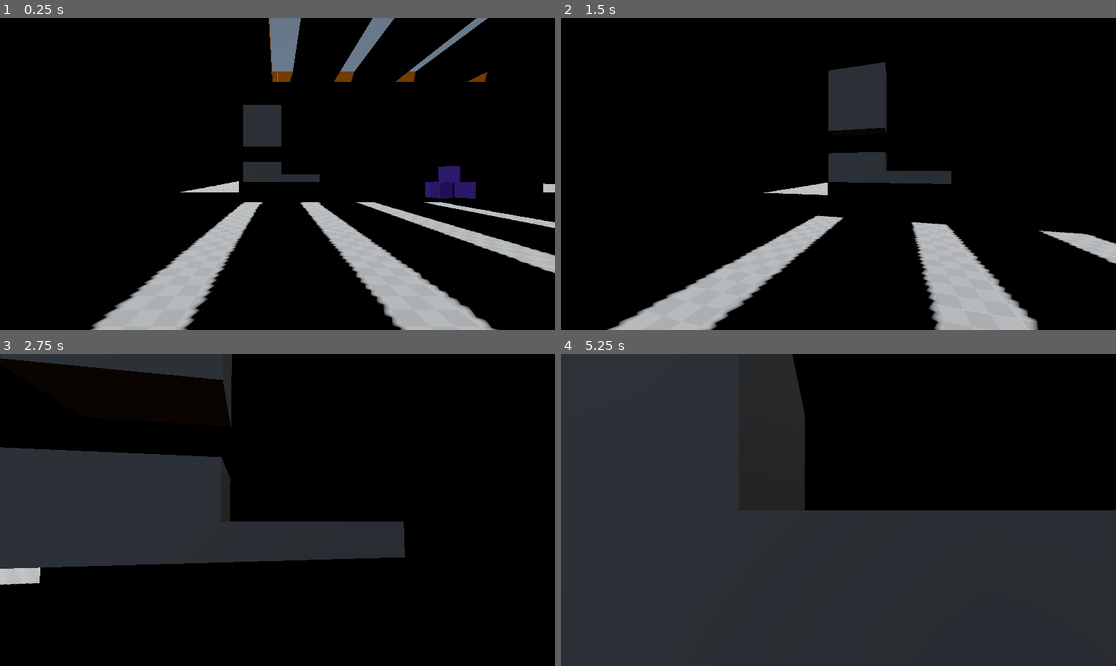
Above: before the commit, frames 1-4 (two rows, left to right).
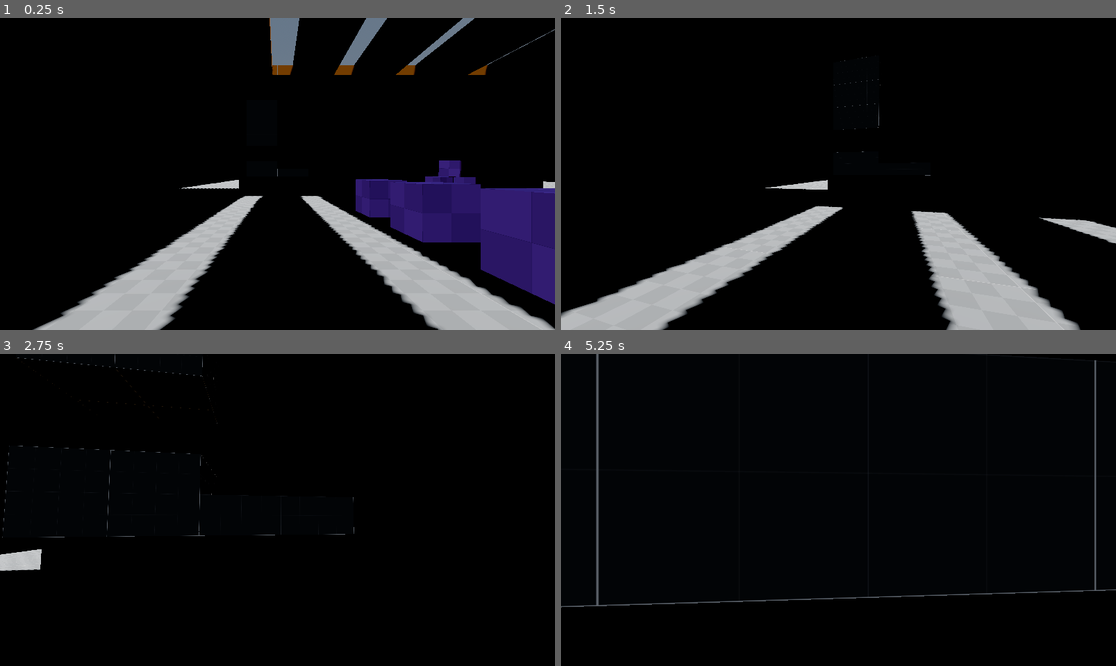
Above: after the commit, the same moments.

Repository: kaime-welsh/trash-masters
Game: Godot game, scene res://maps/tm_sandbox.tscn
The game is run twice, just before and just after one commit, with the same random seed, the same clock (stepped at 60 frames per second) and the same inputs. The project has no main scene, so this scene is started directly.
Inputs (mouse positions are in pixels of both pictures, inside the frame that each line leads up to):
- Up to frame 1 (0.25 s): no input
- Up to frame 2 (1.5 s): tap Enter at 0.5 s; move the mouse to (866, 174) at 0.52 s; hold Space (jump) 0.53-1.28 s; hold W (move_forward) from 0.53 s (still down); tap Ctrl (crouch) at 0.6 s; click (866, 174) at 0.67 s; move the mouse to (810, 174) at 1.27 s; tap Space (jump) at 1.35 s
- Up to frame 3 (2.75 s): keep holding W (move_forward); tap Space (jump) at 1.52, 1.82 s; tap Ctrl (crouch) at 1.55, 2.1 s; move the mouse to (288, 503) at 2.02 s; hold Space (jump) from 2.03 s (still down)
- Up to frame 4 (5.25 s): keep holding W (move_forward); move the mouse to (832, 516) at 2.77 s; release Space (jump) at 2.78 s; tap Shift (sprint) at 2.85 s; click (832, 516) at 2.92 s; tap Space (jump) at 3.02, 3.32, 4.35, 4.52, 4.82 s; tap Ctrl (crouch) at 3.05, 3.6, 4.55, 5.1 s; move the mouse to (877, 513) at 3.52 s; hold Space (jump) 3.53-4.28 s; move the mouse to (794, 506) at 4.27 s; move the mouse to (844, 510) at 5.02 s; hold Space (jump) from 5.03 s (still down); click (844, 510) at 5.17 s

The runs differ from the first frame. In frame 1, 20% of the frame differs, in the area x 5-100%, y 0-100%; in frame 2, 14%; in frame 3, 21%; in frame 4, 72%, in the area x 0-100%, y 0-100%.

Commit message:
Added rigidbody interactions using snippet from LesusX(https://github.com/LesusX/YouTube/tree/main) - Created materials for grid textures - Teaked some numbers on player - BUG: When jumping (specifically while FALLING) while colliding with corner of rigidbody, rigidbody goes FLYING.

Diff:
--- /dev/null
+++ b/assets/materials/kenny_prototype/m_black_checker.tres
@@ -0,0 +1,9 @@
+[gd_resource type="StandardMaterial3D" load_steps=2 format=3 uid="uid://jioaq1ij40os"]
+
+[ext_resource type="Texture2D" uid="uid://d1puymfjpa81l" path="res://assets/textures/kenny_prototype/Dark/texture_08.png" id="1_xngdr"]
+
+[resource]
+albedo_texture = ExtResource("1_xngdr")
+uv1_scale = Vector3(0.5, 0.5, 0.5)
+uv1_triplanar = true
+uv1_world_triplanar = true
--- /dev/null
+++ b/assets/materials/kenny_prototype/m_black_grid.tres
@@ -0,0 +1,9 @@
+[gd_resource type="StandardMaterial3D" load_steps=2 format=3 uid="uid://djx73r5q1335t"]
+
+[ext_resource type="Texture2D" uid="uid://v58i3nhoy7rl" path="res://assets/textures/kenny_prototype/Dark/texture_01.png" id="1_30ic4"]
+
+[resource]
+albedo_texture = ExtResource("1_30ic4")
+uv1_scale = Vector3(0.5, 0.5, 0.5)
+uv1_triplanar = true
+uv1_world_triplanar = true
--- /dev/null
+++ b/assets/materials/kenny_prototype/m_orange_wall.tres
@@ -0,0 +1,9 @@
+[gd_resource type="StandardMaterial3D" load_steps=2 format=3 uid="uid://dwffsycchev6n"]
+
+[ext_resource type="Texture2D" uid="uid://dtxpnk7e0xw1n" path="res://assets/textures/kenny_prototype/Orange/texture_01.png" id="1_at2jk"]
+
+[resource]
+albedo_texture = ExtResource("1_at2jk")
+uv1_scale = Vector3(0.5, 0.5, 0.5)
+uv1_triplanar = true
+uv1_world_triplanar = true
--- /dev/null
+++ b/assets/materials/kenny_prototype/m_purple_checker.tres
@@ -0,0 +1,8 @@
+[gd_resource type="StandardMaterial3D" load_steps=2 format=3 uid="uid://vcgt834b4iir"]
+
+[ext_resource type="Texture2D" uid="uid://cen8ofvbibauq" path="res://assets/textures/kenny_prototype/Purple/texture_10.png" id="1_ypeh2"]
+
+[resource]
+albedo_texture = ExtResource("1_ypeh2")
+uv1_scale = Vector3(0.5, 0.5, 0.5)
+uv1_triplanar = true
--- /dev/null
+++ b/assets/materials/kenny_prototype/m_white_checker.tres
@@ -0,0 +1,9 @@
+[gd_resource type="StandardMaterial3D" load_steps=2 format=3 uid="uid://qdv3a4224o5o"]
+
+[ext_resource type="Texture2D" uid="uid://blstsnehyja8w" path="res://assets/textures/kenny_prototype/Light/texture_06.png" id="1_1w6ow"]
+
+[resource]
+albedo_texture = ExtResource("1_1w6ow")
+uv1_scale = Vector3(0.5, 0.5, 0.5)
+uv1_triplanar = true
+uv1_world_triplanar = true
--- a/maps/tm_sandbox.tscn
+++ b/maps/tm_sandbox.tscn
@@ -1,12 +1,12 @@
-[gd_scene load_steps=26 format=4 uid="uid://dp57v1dgar82h"]
+[gd_scene load_steps=21 format=4 uid="uid://dp57v1dgar82h"]
 
 [ext_resource type="PackedScene" uid="uid://b725dpq15ws1s" path="res://player/player_character.tscn" id="1_kxtt2"]
 [ext_resource type="LightmapGIData" uid="uid://cfbogwur2hy2x" path="res://maps/tm_sandbox.lmbake" id="1_wkrnl"]
-[ext_resource type="Texture2D" uid="uid://blstsnehyja8w" path="res://assets/textures/kenny_prototype/Light/texture_06.png" id="2_bco2i"]
-[ext_resource type="Texture2D" uid="uid://dtxpnk7e0xw1n" path="res://assets/textures/kenny_prototype/Orange/texture_01.png" id="3_eh14g"]
-[ext_resource type="Texture2D" uid="uid://v58i3nhoy7rl" path="res://assets/textures/kenny_prototype/Dark/texture_01.png" id="4_eh14g"]
-[ext_resource type="Texture2D" uid="uid://d1puymfjpa81l" path="res://assets/textures/kenny_prototype/Dark/texture_08.png" id="4_sjpsp"]
-[ext_resource type="Texture2D" uid="uid://cen8ofvbibauq" path="res://assets/textures/kenny_prototype/Purple/texture_10.png" id="7_sjpsp"]
+[ext_resource type="Material" uid="uid://qdv3a4224o5o" path="res://assets/materials/kenny_prototype/m_white_checker.tres" id="2_sjpsp"]
+[ext_resource type="Material" uid="uid://dwffsycchev6n" path="res://assets/materials/kenny_prototype/m_orange_wall.tres" id="3_sjpsp"]
+[ext_resource type="Material" uid="uid://djx73r5q1335t" path="res://assets/materials/kenny_prototype/m_black_grid.tres" id="4_sjpsp"]
+[ext_resource type="Material" uid="uid://jioaq1ij40os" path="res://assets/materials/kenny_prototype/m_black_checker.tres" id="5_sjpsp"]
+[ext_resource type="Material" uid="uid://vcgt834b4iir" path="res://assets/materials/kenny_prototype/m_purple_checker.tres" id="7_sjpsp"]
 
 [sub_resource type="ProceduralSkyMaterial" id="ProceduralSkyMaterial_kxtt2"]
 
@@ -28,12 +28,6 @@
 volumetric_fog_enabled = true
 volumetric_fog_density = 0.005
 
-[sub_resource type="StandardMaterial3D" id="StandardMaterial3D_babrm"]
-albedo_texture = ExtResource("2_bco2i")
-uv1_scale = Vector3(0.5, 0.5, 0.5)
-uv1_triplanar = true
-uv1_world_triplanar = true
-
 [sub_resource type="ArrayMesh" id="ArrayMesh_kxtt2"]
 lightmap_size_hint = Vector2i(4946, 3570)
 _surfaces = [{
@@ -51,12 +45,6 @@
 [sub_resource type="ConcavePolygonShape3D" id="ConcavePolygonShape3D_q2mwn"]
 data = PackedVector3Array(-60, -0.5, 84, -60, -0.5, -84, -60, 0.5, -84, 60, -0.5, -84, -60, -0.5, -84, -60, -0.5, 84, - …(428 unchanged characters)…
 
-[sub_resource type="StandardMaterial3D" id="StandardMaterial3D_g6f3d"]
-albedo_texture = ExtResource("3_eh14g")
-uv1_scale = Vector3(0.5, 0.5, 0.5)
-uv1_triplanar = true
-uv1_world_triplanar = true
-
 [sub_resource type="ArrayMesh" id="ArrayMesh_wkrnl"]
 lightmap_size_hint = Vector2i(3778, 2238)
 _surfaces = [{
@@ -74,12 +62,6 @@
 [sub_resource type="ConcavePolygonShape3D" id="ConcavePolygonShape3D_5rd0h"]
 data = PackedVector3Array(-60, 12.4, 128.5, -30.5, 12.4, 116.65, -32.5, 12.4, 116.65, -11.5, 13.4, 96.65, -2.5, 13.4, 8 …(12343 unchanged characters)…
 
-[sub_resource type="StandardMaterial3D" id="StandardMaterial3D_sjpsp"]
-albedo_texture = ExtResource("4_eh14g")
-uv1_scale = Vector3(0.5, 0.5, 0.5)
-uv1_triplanar = true
-uv1_world_triplanar = true
-
 [sub_resource type="ArrayMesh" id="ArrayMesh_q2mwn"]
 lightmap_size_hint = Vector2i(2690, 2746)
 _surfaces = [{
@@ -97,12 +79,6 @@
 [sub_resource type="ConcavePolygonShape3D" id="ConcavePolygonShape3D_wkrnl"]
 data = PackedVector3Array(60, 8, -40, 46, 8, -27, -31, 8, -27, -45, 7, -27, 60, 7, -40, -45, 7, -40, 60, 7, -40, -45, 8 …(1902 unchanged characters)…
 
-[sub_resource type="StandardMaterial3D" id="StandardMaterial3D_kgnfx"]
-albedo_texture = ExtResource("4_sjpsp")
-uv1_scale = Vector3(0.5, 0.5, 0.5)
-uv1_triplanar = true
-uv1_world_triplanar = true
-
 [sub_resource type="ArrayMesh" id="ArrayMesh_5rd0h"]
 lightmap_size_hint = Vector2i(6002, 5690)
 _surfaces = [{
@@ -122,12 +98,6 @@
 
 [sub_resource type="ConvexPolygonShape3D" id="ConvexPolygonShape3D_sjpsp"]
 points = PackedVector3Array(0.5, 0.5, 0.5, 0.5, 0.5, -0.5, -0.5, 0.5, 0.5, 0.5, -0.5, 0.5, 0.5, -0.5, -0.5, -0.5, 0.5, -0.5, -0.5, -0.5, 0.5, -0.5, -0.5, -0.5)
-
-[sub_resource type="StandardMaterial3D" id="StandardMaterial3D_st8sb"]
-albedo_texture = ExtResource("7_sjpsp")
-uv1_scale = Vector3(0.5, 0.5, 0.5)
-uv1_triplanar = true
-uv1_world_triplanar = true
 
 [sub_resource type="BoxMesh" id="BoxMesh_nkcwq"]
 
@@ -148,7 +118,7 @@
 
 [node name="Floor" type="MeshInstance3D" parent="Geometry"]
 transform = Transform3D(1, 0, 0, 0, 1, 0, 0, 0, 1, 0, -0.5, 44)
-material_override = SubResource("StandardMaterial3D_babrm")
+material_override = ExtResource("2_sjpsp")
 mesh = SubResource("ArrayMesh_kxtt2")
 
 [node name="StaticBody3D" type="StaticBody3D" parent="Geometry/Floor"]
@@ -158,7 +128,7 @@
 
 [node name="Building" type="MeshInstance3D" parent="Geometry"]
 transform = Transform3D(1, 0, 0, 0, 1, 0, 0, 0, 1, 0, -0.4, 1.5)
-material_override = SubResource("StandardMaterial3D_g6f3d")
+material_override = ExtResource("3_sjpsp")
 mesh = SubResource("ArrayMesh_wkrnl")
 
 [node name="StaticBody3D" type="StaticBody3D" parent="Geometry/Building"]
@@ -167,7 +137,7 @@
 shape = SubResource("ConcavePolygonShape3D_5rd0h")
 
 [node name="Catwalk" type="MeshInstance3D" parent="Geometry"]
-material_override = SubResource("StandardMaterial3D_sjpsp")
+material_override = ExtResource("4_sjpsp")
 mesh = SubResource("ArrayMesh_q2mwn")
 
 [node name="StaticBody3D" type="StaticBody3D" parent="Geometry/Catwalk"]
@@ -176,7 +146,7 @@
 shape = SubResource("ConcavePolygonShape3D_wkrnl")
 
 [node name="OuterWalls" type="MeshInstance3D" parent="Geometry"]
-material_override = SubResource("StandardMaterial3D_kgnfx")
+material_override = ExtResource("5_sjpsp")
 mesh = SubResource("ArrayMesh_5rd0h")
 
 [node name="StaticBody3D" type="StaticBody3D" parent="Geometry/OuterWalls"]
@@ -185,53 +155,103 @@
 shape = SubResource("ConcavePolygonShape3D_kxtt2")
 
 [node name="CSGBox3D" type="CSGBox3D" parent="Geometry"]
-transform = Transform3D(1, 0, 0, 0, 1, 0, 0, 0, 1, -34, 3.3, 90.3)
+transform = Transform3D(1, 0, 0, 0, 1, 0, 0, 0, 1, -34, 3, 90.3)
+material_override = ExtResource("4_sjpsp")
 use_collision = true
-size = Vector3(5, 2.6, 2.6)
+size = Vector3(4, 2, 2.6)
 
 [node name="CSGBox3D3" type="CSGBox3D" parent="Geometry"]
-transform = Transform3D(1, 0, 0, 0, 1, 0, 0, 0, 1, -29, 2.5, 90.3)
+transform = Transform3D(1, 0, 0, 0, 1, 0, 0, 0, 1, -30, 2.5, 90.3)
+material_override = ExtResource("4_sjpsp")
 use_collision = true
-size = Vector3(5, 1, 2.6)
+size = Vector3(4, 1, 2.6)
 
 [node name="CSGBox3D2" type="CSGBox3D" parent="Geometry"]
-transform = Transform3D(1, 0, 0, 0, 1, 0, 0, 0, 1, -34, 9.3, 90.3)
+transform = Transform3D(1, 0, 0, 0, 1, 0, 0, 0, 1, -34, 9, 90.3)
+material_override = ExtResource("4_sjpsp")
 use_collision = true
-size = Vector3(5, 5.4, 2.6)
+size = Vector3(4, 6, 2.6)
 
 [node name="PlayerCharacter" parent="." instance=ExtResource("1_kxtt2")]
 transform = Transform3D(1, 0, 0, 0, 1, 0, 0, 0, 1, -18, 1, 41)
-crouch_height = 0.95
+crouch_height = 0.999
 
 [node name="Boxen" type="RigidBody3D" parent="."]
 transform = Transform3D(0.707107, 0, 0.707107, 0, 1, 0, -0.707107, 0, 0.707107, -6, 0.6, 28)
+collision_layer = 4
+collision_mask = 7
+mass = 10.0
+metadata/_edit_group_ = true
 
 [node name="CollisionShape3D" type="CollisionShape3D" parent="Boxen"]
 shape = SubResource("ConvexPolygonShape3D_sjpsp")
 
 [node name="MeshInstance3D" type="MeshInstance3D" parent="Boxen"]
-material_override = SubResource("StandardMaterial3D_st8sb")
+material_override = ExtResource("7_sjpsp")
+mesh = SubResource("BoxMesh_nkcwq")
+skeleton = NodePath("../..")
+
+[node name="Boxen4" type="RigidBody3D" parent="."]
+transform = Transform3D(1, 0, 0, 0, 1, 0, 0, 0, 1, -15, 0.6, 37)
+mass = 10.0
+metadata/_edit_group_ = true
+
+[node name="CollisionShape3D" type="CollisionShape3D" parent="Boxen4"]
+shape = SubResource("ConvexPolygonShape3D_sjpsp")
+
+[node name="MeshInstance3D" type="MeshInstance3D" parent="Boxen4"]
+material_override = ExtResource("7_sjpsp")
+mesh = SubResource("BoxMesh_nkcwq")
+skeleton = NodePath("../..")
+
+[node name="Boxen6" type="RigidBody3D" parent="."]
+transform = Transform3D(1, 0, 0, 0, 1, 0, 0, 0, 1, -15, 0.6, 35)
+mass = 50.0
+metadata/_edit_group_ = true
+
+[node name="CollisionShape3D" type="CollisionShape3D" parent="Boxen6"]
+shape = SubResource("ConvexPolygonShape3D_sjpsp")
+
+[node name="MeshInstance3D" type="MeshInstance3D" parent="Boxen6"]
+material_override = ExtResource("7_sjpsp")
+mesh = SubResource("BoxMesh_nkcwq")
+skeleton = NodePath("../..")
+
+[node name="Boxen5" type="RigidBody3D" parent="."]
+transform = Transform3D(1, 0, 0, 0, 1, 0, 0, 0, 1, -15, 0.6, 39)
+mass = 300.0
+metadata/_edit_group_ = true
+
+[node name="CollisionShape3D" type="CollisionShape3D" parent="Boxen5"]
+shape = SubResource("ConvexPolygonShape3D_sjpsp")
+
+[node name="MeshInstance3D" type="MeshInstance3D" parent="Boxen5"]
+material_override = ExtResource("7_sjpsp")
 mesh = SubResource("BoxMesh_nkcwq")
 skeleton = NodePath("../..")
 
 [node name="Boxen2" type="RigidBody3D" parent="."]
 transform = Transform3D(0.965926, 0, 0.258819, 0, 1, 0, -0.258819, 0, 0.965926, -7.7, 0.6, 28)
+mass = 10.0
+metadata/_edit_group_ = true
 
 [node name="CollisionShape3D" type="CollisionShape3D" parent="Boxen2"]
 shape = SubResource("ConvexPolygonShape3D_sjpsp")
 
 [node name="MeshInstance3D" type="MeshInstance3D" parent="Boxen2"]
-material_override = SubResource("StandardMaterial3D_st8sb")
+material_override = ExtResource("7_sjpsp")
 mesh = SubResource("BoxMesh_nkcwq")
 skeleton = NodePath("../..")
 
 [node name="Boxen3" type="RigidBody3D" parent="."]
 transform = Transform3D(0.707107, 0, 0.707107, 0, 1, 0, -0.707107, 0, 0.707107, -7, 1.6, 28)
+mass = 10.0
+metadata/_edit_group_ = true
 
 [node name="CollisionShape3D" type="CollisionShape3D" parent="Boxen3"]
 shape = SubResource("ConvexPolygonShape3D_sjpsp")
 
 [node name="MeshInstance3D" type="MeshInstance3D" parent="Boxen3"]
-material_override = SubResource("StandardMaterial3D_st8sb")
-mesh = SubResource("BoxMesh_nkcwq")
-skeleton = NodePath("../..")
+material_override = ExtResource("7_sjpsp")
+mesh = SubResource("BoxMesh_nkcwq")
+skeleton = NodePath("../..")
--- a/player/player_character.gd
+++ b/player/player_character.gd
@@ -4,11 +4,14 @@
 @onready var _camera: Camera3D = %Camera3D
 
 @export var walk_speed: float = 5.0
-@export var run_speed: float = 10.0
+@export var run_speed: float = 8.0
 @export var crouch_speed: float = 2.0
-@export var jump_power: float = 4.0
-@export var stand_height: float = 1.7
-@export var crouch_height: float = 0.8
+@export var jump_power: float = 4.5
+@export var stand_height: float = 1.75
+@export var crouch_height: float = 0.9999
+
+@export var player_strength: float = 100
+@export var strength_multiplier: float = 1.4
 
 var is_crouching: bool = false
 var is_sprinting: bool = false
@@ -46,8 +49,12 @@
 	# Handle crouch
 	if Input.is_action_just_pressed("crouch"):
 		is_crouching = true
+		if is_on_floor() and not %CrouchCheck.is_colliding():
+			global_position.y -= ((stand_height - crouch_height) / 2)
 	elif Input.is_action_just_released("crouch"):
 		is_crouching = false
+		if is_on_floor() and not %CrouchCheck.is_colliding():
+			global_position.y += ((stand_height - crouch_height) / 2)
 
 	# Handle sprint.
 	if Input.is_action_pressed("sprint"):
@@ -71,12 +78,10 @@
 	elif not %CrouchCheck.is_colliding():
 		$CollisionShape3D.shape.height = stand_height
 		$Mesh.mesh.height = stand_height
-		_camera.position.y = (stand_height / 2) - 0.2
 
 	# Manage speed based on state
 	if is_on_floor():
 		_current_speed = walk_speed
-
 		if is_crouching:
 			_current_speed = crouch_speed
 		elif not is_crouching:
@@ -90,7 +95,6 @@
 
 
 	# Get the input direction and handle the movement/deceleration.
-	# As good practice, you should replace UI actions with custom gameplay actions.
 	var direction := (transform.basis * Vector3(_input_dir.x, 0, _input_dir.y)).normalized()
 	if direction:
 		velocity.z = direction.z * _current_speed
@@ -100,3 +104,208 @@
 		velocity.z = move_toward(velocity.z, 0, _current_speed)
 
 	move_and_slide()
+
+	# !BUG: When jumping while colliding, sometimes rigidbody goes FLYING.
+	push_rigid_body()
+
+##########################################################################################################
+### Taken from LesusX(https://github.com/LesusX/YouTube/tree/main), thanks for the awesome snippet!
+
+# Function to handle pushing a RigidBody3D
+func push_rigid_body() -> void:
+	# Get the last collision data
+	var col := get_last_slide_collision()
+	if col:
+		# Retrieve the collider and collision position
+		var col_collider := col.get_collider()
+		var col_position := col.get_position()
+
+		# Check if the collider is a RigidBody3D
+		if col_collider is RigidBody3D:
+			var body_mass = col_collider.mass
+			# Retrieve all connected bodies to the collider
+			var all_connected_bodies = get_all_connected_bodies(col_collider)
+			# Calculate friction for the connected bodies
+			var friction = calculate_friction(all_connected_bodies)
+
+			var total_mass = 0.0
+			# Calculate the total mass of all connected bodies
+			for body in all_connected_bodies:
+				total_mass += body.mass
+
+			# Define which sides of the pushed body are free or blocked
+			var free_sides = {
+				"LEFT": true,
+				"RIGHT": true,
+				"FRONT": true,
+				"BACK": true,
+				"TOP": true,
+				"BOTTOM": false # Bottom is always blocked since it's being pushed
+			}
+
+			# Check each side for connected bodies
+			for connected_body in all_connected_bodies:
+				if connected_body == col_collider:
+					continue
+
+				# Get the position of the connected body relative to the pushed body
+				var connected_local_pos = col_collider.to_local(connected_body.global_position)
+
+				# Determine if the connected body blocks any axis (x, z, y)
+				if abs(connected_local_pos.x) > abs(connected_local_pos.z):
+					if connected_local_pos.x < 0:
+						free_sides["LEFT"] = false
+					else:
+						free_sides["RIGHT"] = false
+				elif abs(connected_local_pos.z) > abs(connected_local_pos.x):
+					if connected_local_pos.z < 0:
+						free_sides["FRONT"] = false
+					else:
+						free_sides["BACK"] = false
+				if abs(connected_local_pos.y) > max(abs(connected_local_pos.x), abs(connected_local_pos.z)):
+					if connected_local_pos.y > 0:
+						free_sides["TOP"] = false
+					else:
+						free_sides["BOTTOM"] = false
+
+			# If all sides except bottom are free, only consider the pushed body's mass
+			if free_sides["LEFT"] and free_sides["RIGHT"] and free_sides["FRONT"] and free_sides["BACK"] and free_sides["TOP"]:
+				total_mass = body_mass
+				friction = 0.0
+			else:
+				# Include connected bodies' mass if sides are blocked
+				total_mass = body_mass
+				for connected_body in all_connected_bodies:
+					total_mass += connected_body.mass if connected_body != col_collider else 0
+
+			# Calculate the weight of stacked bodies above the pushed body
+			var stacked_weight = 0.0
+			for connected_body in all_connected_bodies:
+				if connected_body.global_position.y > col_collider.global_position.y:
+					stacked_weight += connected_body.mass
+
+			# Determine the effective mass (total mass + stacked weight)
+			var effective_mass = total_mass + stacked_weight
+
+			# Adjust the strength multiplier based on total mass
+			if total_mass < 25:
+				strength_multiplier = lerp(1.5, 1.8, (25 - total_mass) / 25.0)
+			elif total_mass >= 25 and total_mass < 50:
+				strength_multiplier = lerp(1.8, 1.5, (total_mass - 25) / 25.0)
+			else:
+				strength_multiplier = 1.4
+
+			# Calculate the maximum speed and force to apply
+			var max_speed = (player_strength * strength_multiplier) / effective_mass
+			var applied_force = player_strength * strength_multiplier if effective_mass >= player_strength * strength_multiplier else effective_mass
+			applied_force *= (1.0 - friction) # Adjust for friction
+
+			# Restrict pushing if total mass exceeds player strength
+			if total_mass > player_strength:
+				var restricted_sides = []
+				var opposite_sides = {
+					"LEFT": "RIGHT",
+					"RIGHT": "LEFT",
+					"FRONT": "BACK",
+					"BACK": "FRONT",
+					"TOP": "BOTTOM",
+					"BOTTOM": "TOP"
+				}
+
+				# Check which sides are blocked by connected bodies
+				for connected_body in all_connected_bodies:
+					if connected_body == col_collider:
+						continue
+					var connected_local_pos = col_collider.to_local(connected_body.global_position)
+					var connected_side = ""
+					if abs(connected_local_pos.x) > abs(connected_local_pos.z):
+						connected_side = "LEFT" if connected_local_pos.x < 0 else "RIGHT"
+					else:
+						connected_side = "FRONT" if connected_local_pos.z < 0 else "BACK"
+					if abs(connected_local_pos.y) > max(abs(connected_local_pos.x), abs(connected_local_pos.z)):
+						connected_side = "TOP" if connected_local_pos.y > 0 else "BOTTOM"
+					restricted_sides.append(opposite_sides[connected_side])
+
+				# Determine which side the player is pushing
+				var local_position = col_collider.to_local(global_position)
+				var push_side = ""
+				if abs(local_position.x) > abs(local_position.z):
+					push_side = "LEFT" if local_position.x < 0 else "RIGHT"
+				else:
+					push_side = "FRONT" if local_position.z < 0 else "BACK"
+				if abs(local_position.y) > max(abs(local_position.x), abs(local_position.z)):
+					push_side = "TOP" if local_position.y > 0 else "BOTTOM"
+
+				# Block pushing if the side is restricted
+				if push_side in restricted_sides:
+					var applied_force_og = player_strength * strength_multiplier if body_mass >= player_strength * strength_multiplier else body_mass
+					var distance_restricted = (col_position - global_position).length()
+					var distance_factor_restricted = clamp(distance_restricted / 2.0, 0.4, 1.0)
+					# If the side we push against is blocked allow a small force to be applied so that the pushed body can be moved arround a bit.
+					# For example if you want to allign the pushed body flat against the conected one.
+					col_collider.apply_impulse(-col.get_normal().normalized() * applied_force_og * 0.50 * distance_factor_restricted, col_position - col_collider.global_position)
+					return
+
+			# Apply the impulse to the collider if it's below the max speed
+			if col_collider.linear_velocity.length() < max_speed:
+				var push_direction = - col.get_normal().normalized()
+				var distance = (col_position - global_position).length()
+
+				# Adjust force based on distance for smoother interaction
+				var distance_factor = clamp(distance / 2.0, 0.5, 1.0)
+				col_collider.apply_impulse(push_direction * applied_force * distance_factor, col_position - col_collider.global_position)
+
+
+# Function to calculate friction based on connected bodies and their masses
+func calculate_friction(connected_bodies: Array) -> float:
+	var total_mass = 0.0
+	for body in connected_bodies:
+		total_mass += body.mass
+
+	# Base friction with adjustments for body count and mass
+	var base_friction = 0.1
+	var friction_per_body = 0.05
+	var mass_friction_factor = 0.001 # Small adjustment based on mass
+
+	# Calculate friction and clamp it within a valid range
+	var friction = base_friction + (connected_bodies.size() * friction_per_body) + (total_mass * mass_friction_factor)
+	return clamp(friction, 0.0, 1.0)
+
+
+# Function to get all connected RigidBody3D objects
+func get_all_connected_bodies(start_body: RigidBody3D, max_bodies: int = 6) -> Array:
+	var connected_bodies = []
+	var visited_bodies = {}
+	var stack = [start_body]
+
+	while stack and connected_bodies.size() < max_bodies:
+		var current_body = stack.pop_front()
+
+		if current_body in visited_bodies:
+			continue
+		visited_bodies[current_body] = true
+		connected_bodies.append(current_body)
+
+		# Stop if the max number of bodies is reached
+		if connected_bodies.size() >= max_bodies:
+			break
+
+		# Check for child collision shapes
+		var collision_shape = current_body.get_child(0) if current_body.get_child_count() > 0 else null
+		if collision_shape is CollisionShape3D:
+			var shape = collision_shape.shape
+			var query = PhysicsShapeQueryParameters3D.new()
+			query.shape = shape
+			query.transform = current_body.global_transform
+			query.set_margin(0.01)
+
+			# Find intersecting bodies
+			var space_state = get_world_3d().direct_space_state
+			var result = space_state.intersect_shape(query)
+
+			for item in result:
+				var collider = item.collider
+				if collider is RigidBody3D and collider != current_body and collider not in visited_bodies:
+					stack.append(collider)
+
+	return connected_bodies
--- a/player/player_character.tscn
+++ b/player/player_character.tscn
@@ -11,22 +11,28 @@
 height = 1.7
 
 [node name="PlayerCharacter" type="CharacterBody3D"]
+axis_lock_angular_x = true
+axis_lock_angular_y = true
+axis_lock_angular_z = true
 script = ExtResource("1_1v1wt")
-run_speed = 8.0
-jump_power = 4.5
-crouch_height = 1.0
+metadata/_custom_type_script = "uid://bxj8chtb30kec"
 
 [node name="Mesh" type="MeshInstance3D" parent="."]
+visible = false
 mesh = SubResource("CapsuleMesh_1v1wt")
 skeleton = NodePath("../CollisionShape3D")
+
+[node name="Head" type="Node3D" parent="."]
+unique_name_in_owner = true
+
+[node name="Camera3D" type="Camera3D" parent="Head"]
+unique_name_in_owner = true
+transform = Transform3D(1, 0, 0, 0, 1, 0, 0, 0, 1, 0, 0.3, 0)
+current = true
 
 [node name="CollisionShape3D" type="CollisionShape3D" parent="."]
 shape = SubResource("CapsuleShape3D_kqu6x")
 
-[node name="Camera3D" type="Camera3D" parent="."]
-unique_name_in_owner = true
-transform = Transform3D(1, 0, 0, 0, 1, 0, 0, 0, 1, 0, 0.3, 0)
-
 [node name="CrouchCheck" type="RayCast3D" parent="."]
 unique_name_in_owner = true
 target_position = Vector3(0, 0.9, 0)
--- a/project.godot
+++ b/project.godot
@@ -57,3 +57,13 @@
 , Object(InputEventKey,"resource_local_to_scene":false,"resource_name":"","device":-1,"window_id":0,"alt_pressed":false …(182 unchanged characters)…
 ]
 }
+
+[layer_names]
+
+3d_physics/layer_1="world"
+3d_physics/layer_2="players"
+3d_physics/layer_3="props"
+
+[physics]
+
+3d/physics_engine="Jolt Physics"
